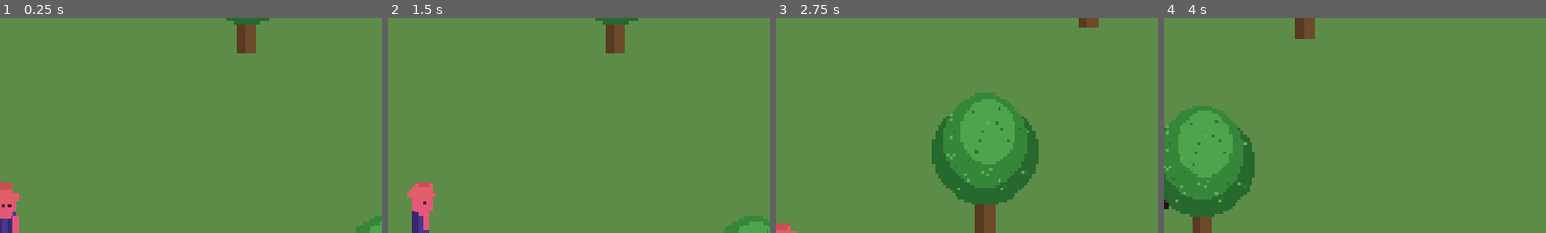
Above: before the commit, frames 1-4 (left to right).
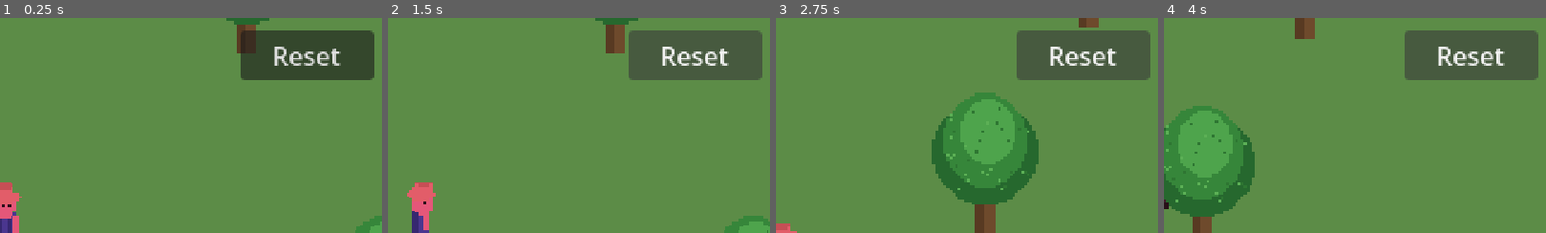
Above: after the commit, the same moments.

Repository: estebanrfp/godot-genosdb
Game: Godot game, scene res://scenes/world.tscn
Same seed, same stepped clock (60 frames per second), same inputs: the game is played once before the commit and once after it.
Inputs (mouse positions are % of the whole screen's width and height, from its top left):
- Up to frame 1 (0.25 s): no input
- Up to frame 2 (1.5 s): click (90, 9) at 0.5 s, where only the run after the commit has a clickable "Reset"; hold D (move_right) from 1.28 s (still down)
- Up to frame 3 (2.75 s): release D (move_right) at 2.03 s; hold S (move_down) from 2.03 s (still down)
- Up to frame 4 (4 s): release S (move_down) at 2.78 s; hold D (move_right) 2.78-3.53 s; hold W (move_up) from 3.53 s (still down)
The pictures show only the part of the screen within x 49-99%, y 0-50%; the shares and areas given below are measured in that part.

The runs differ from the first frame. In frame 1, 8.1% of the frame differs, in the area x 63-98%, y 5-29%; in frame 2, 8.1%; in frame 3, 8.1%; in frame 4, 8.1%.

Commit message:
Add Reset button: wipe the shared world for everyone (teaches remove())
The demo uses one global persistent room, so the wood total accumulates across
all visitors. A Reset button now removes every fell event (wood -> 0) and regrows
all trees, propagating to every peer. This rounds out the GenosDB API the demo
teaches: chopping uses put(), resetting uses remove().

- world.gd: reset_world() removes fell nodes + writes trees back to full hp;
  _on_graph now handles the 'removed' action to decrement the shared total.
- hud.gd / world.tscn: top-right Reset button wired to reset_world().

Verified live: clicking Reset drops Wood from 5 to 0 and restores the trees.

Co-Authored-By: Claude Opus 4.8 (1M context) <noreply@anthropic.com>

Diff:
--- a/scenes/world.tscn
+++ b/scenes/world.tscn
@@ -80,3 +80,13 @@
 offset_bottom = 31.0
 theme_override_font_sizes/font_size = 16
 text = "Wood: 0"
+
+[node name="Reset" type="Button" parent="HUD" unique_id=771155003]
+anchor_left = 1.0
+anchor_right = 1.0
+offset_left = -92.0
+offset_top = 8.0
+offset_right = -8.0
+offset_bottom = 36.0
+grow_horizontal = 0
+text = "Reset"
--- a/scripts/hud.gd
+++ b/scripts/hud.gd
@@ -1,13 +1,17 @@
 extends CanvasLayer
 
-## Minimal HUD: shows the SHARED wood total, updated reactively from the world
-## (which derives it from the synced GenosDB graph — whoever chops, it goes up).
+## Minimal HUD: shows the SHARED wood total (updated reactively from the world,
+## which derives it from the synced GenosDB graph) and a Reset button that wipes
+## the shared world for everyone.
 
 @onready var label: Label = $Wood/Label
+@onready var reset_button: Button = $Reset
 
 func _ready() -> void:
-	# The HUD is a child of the World node, which owns the shared wood total.
-	get_parent().wood_changed.connect(_on_wood_changed)
+	# The HUD is a child of the World node, which owns the shared world state.
+	var world := get_parent()
+	world.wood_changed.connect(_on_wood_changed)
+	reset_button.pressed.connect(world.reset_world)
 
 func _on_wood_changed(total: int) -> void:
 	label.text = "Wood: %d" % total
--- a/scripts/world.gd
+++ b/scripts/world.gd
@@ -111,6 +111,11 @@
 # --- Trees + shared wood (persistent graph) ---
 
 func _on_graph(id: String, action: String, data: Dictionary) -> void:
+	# A removed node carries no value, so key off the id we already track.
+	if action == "removed":
+		if _fells.erase(id):
+			wood_changed.emit(_fells.size() * WOOD_PER_TREE)
+		return
 	match data.get("type", ""):
 		"tree":
 			var t: Node = _trees.get(id)
@@ -118,6 +123,17 @@
 				t.apply_remote(data)
 		"fell":
 			# Shared, race-free wood total: count unique felled-tree events.
-			if action != "removed" and not _fells.has(id):
+			if not _fells.has(id):
 				_fells[id] = true
 				wood_changed.emit(_fells.size() * WOOD_PER_TREE)
+
+## Reset the SHARED world for everyone: remove every fell event (wood -> 0) and
+## regrow all trees. This is the GenosDB remove() side of the API — chopping uses
+## put(), resetting uses remove(), and the change propagates to every peer.
+func reset_world() -> void:
+	for fell_id in _fells.keys():
+		Net.remove(fell_id)                                  # GenosDB db.remove(id)
+	for tree_id in _trees.keys():
+		var t: Node = _trees[tree_id]
+		if is_instance_valid(t):
+			Net.put({"type": "tree", "hp": t.max_hp}, tree_id)
Not shown, changed: docs/index.html
Not shown, changed: docs/index.pck
